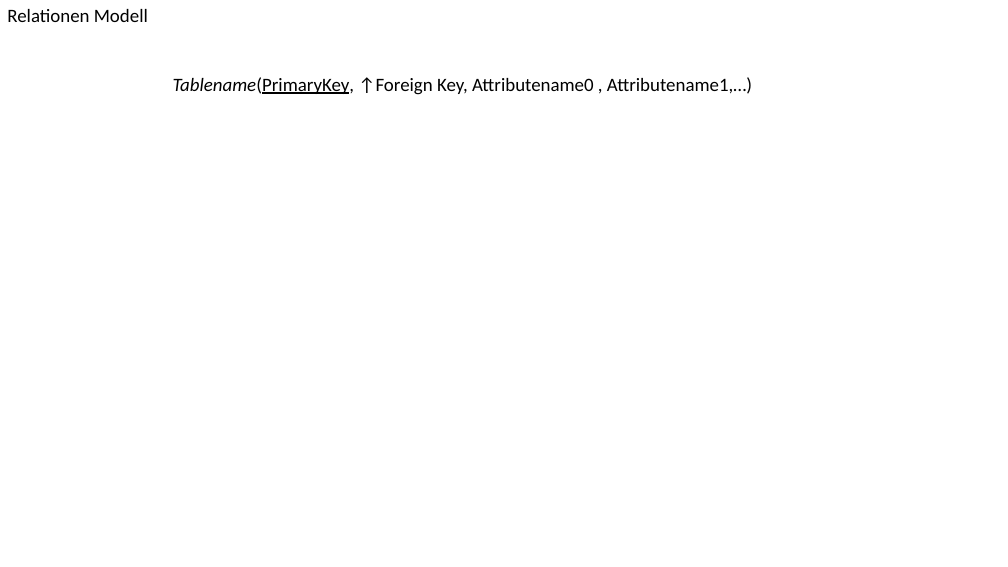
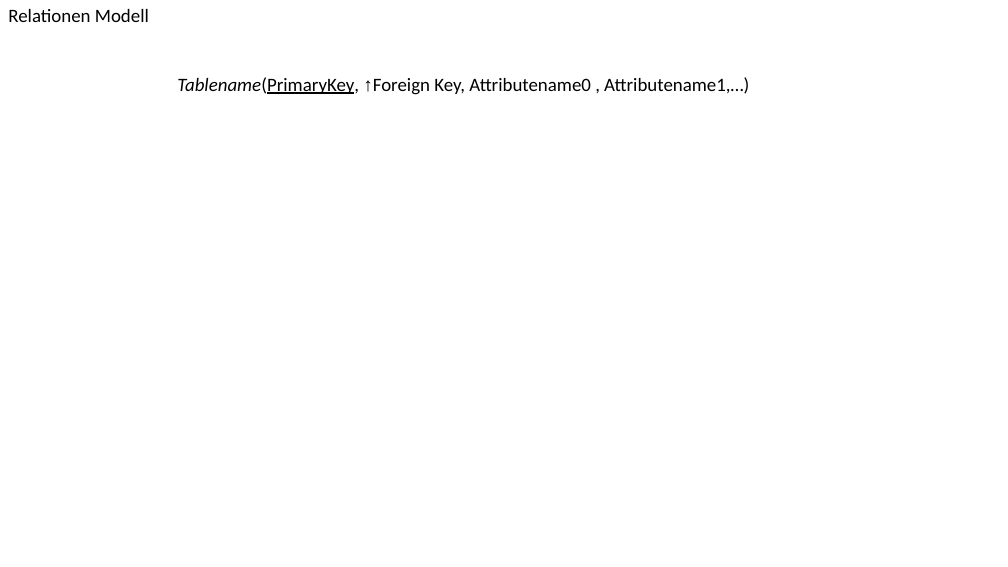
Before and after one commit to jeder49/ABI_Info, a slide deck: slide 15 of Q2/Datenbanken.pptx. Drawn at 1008x567 pixels with LibreOffice and Linux fonts; fonts in the diff are those of the drawing. Boxes give left, top, right and bottom in pixels: in the first picture for what was removed or moved away, otherwise in the second. Text is boxed around its words. In the diff, an @@ line names an element or a change of style, - is before the commit and + after.

```diff
--- a/Q2/Datenbanken.pptx
+++ b/Q2/Datenbanken.pptx
@@ text "Tablename(PrimaryKey, ↑Foreign Key, Attributename0 , ..." at (177, 77, 749, 95): font Calibri to Arial in "↑Foreign" @@
```
Also in this commit, not shown: 9 other slides changed, 1 slide added, 1 slide removed, 23 other files.
